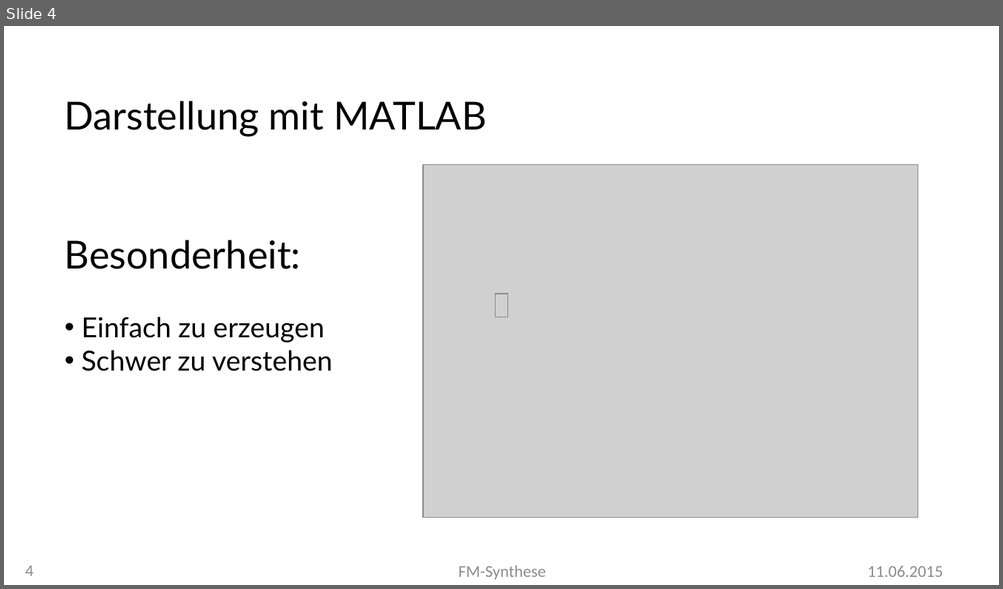
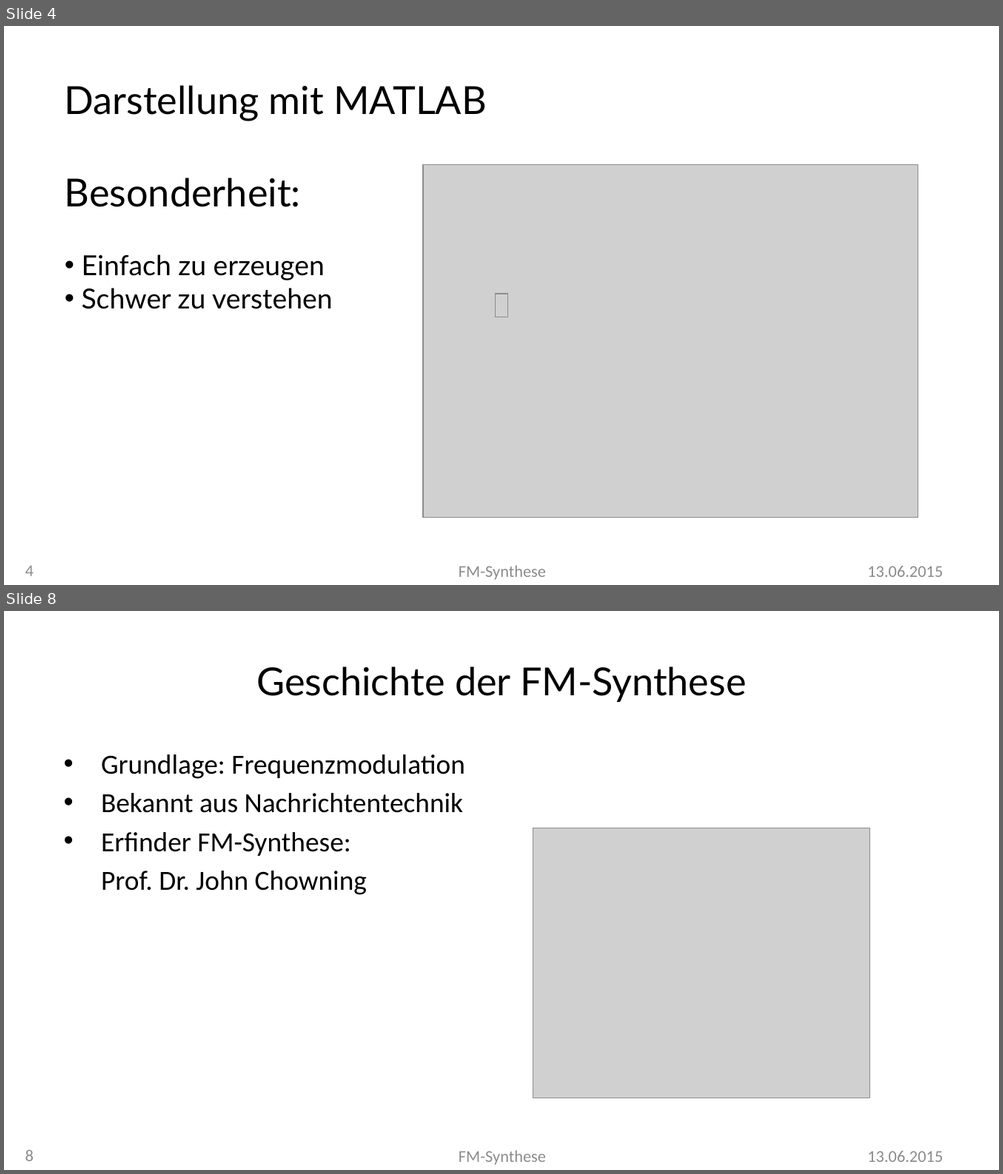
Before and after one commit to MBulli/VSeminar, a slide deck: Praesentation/FMSynthese-Julius.pptx. Shown one above the other, each under a label of ours: slide 4 before the commit, slides 4 and 8 after it; the slides between them are not shown. The pictures are 1003x589 and 1003x1174 pixels, drawn with LibreOffice and Linux fonts; fonts in the diff are those of the drawing; grey boxes stand for pictures; background and template pictures are left out. Boxes give left, top, right and bottom in pixels: in the first picture for what was removed or moved away, otherwise in the second. Text is boxed around its words. In the diff, an @@ line names an element or a change of style, - is before the commit and + after.

```diff
--- a/Praesentation/FMSynthese-Julius.pptx
+++ b/Praesentation/FMSynthese-Julius.pptx
@@ slide 8 added at box(4, 611, 999, 1170), background #FFFFFF @@
@@ title added at box(256, 667, 746, 702), 28 pt, text #000000 @@
+Geschichte der FM-Synthese
@@ text added at box(101, 755, 465, 895), 20 pt, text #000000 @@
+• Grundlage: Frequenzmodulation
+• Bekannt aus Nachrichtentechnik
+• Erfinder FM-Synthese:
+Prof. Dr. John Chowning
@@ picture added at box(532, 828, 869, 1099) @@
@@ page number added at box(25, 1150, 34, 1162), 12 pt, text #8C8C8C @@
+8
@@ text added at box(458, 1150, 546, 1165), 12 pt, text #8C8C8C @@
+FM-Synthese
@@ text added at box(867, 1151, 942, 1162), 12 pt, text #8C8C8C @@
+13.06.2015
@@ slide 4 changed as well @@
@@ text "Darstellung mit MATLAB" rewrapped from box(65, 101, 486, 372) to box(65, 85, 486, 309) @@
@@ text at box(867, 566, 942, 577): text changed @@
-11.06.2015
+13.06.2015
```
Also in this commit, not shown: 4 other slides changed, 5 other slides added, 10 other files.
